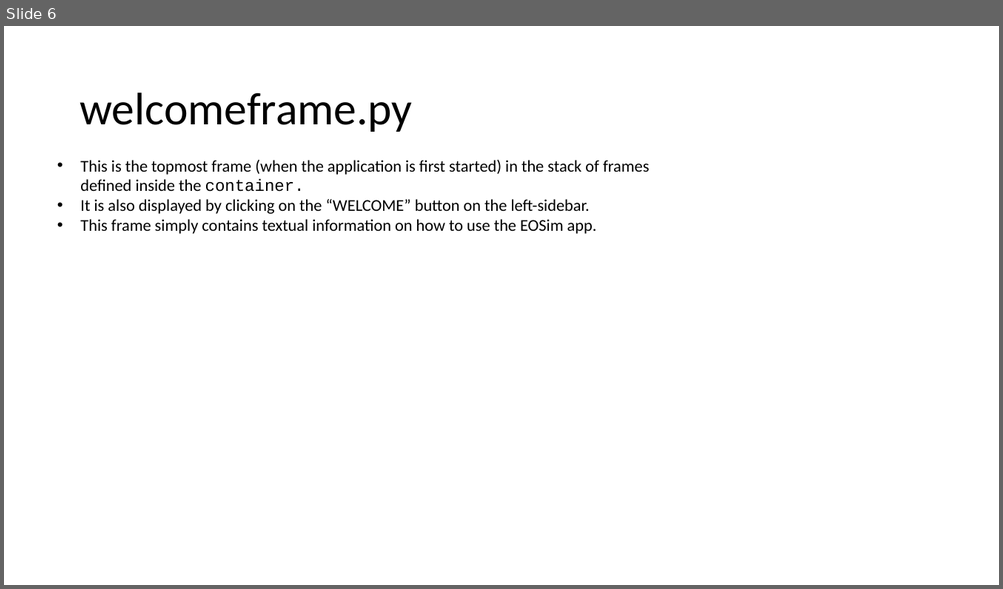
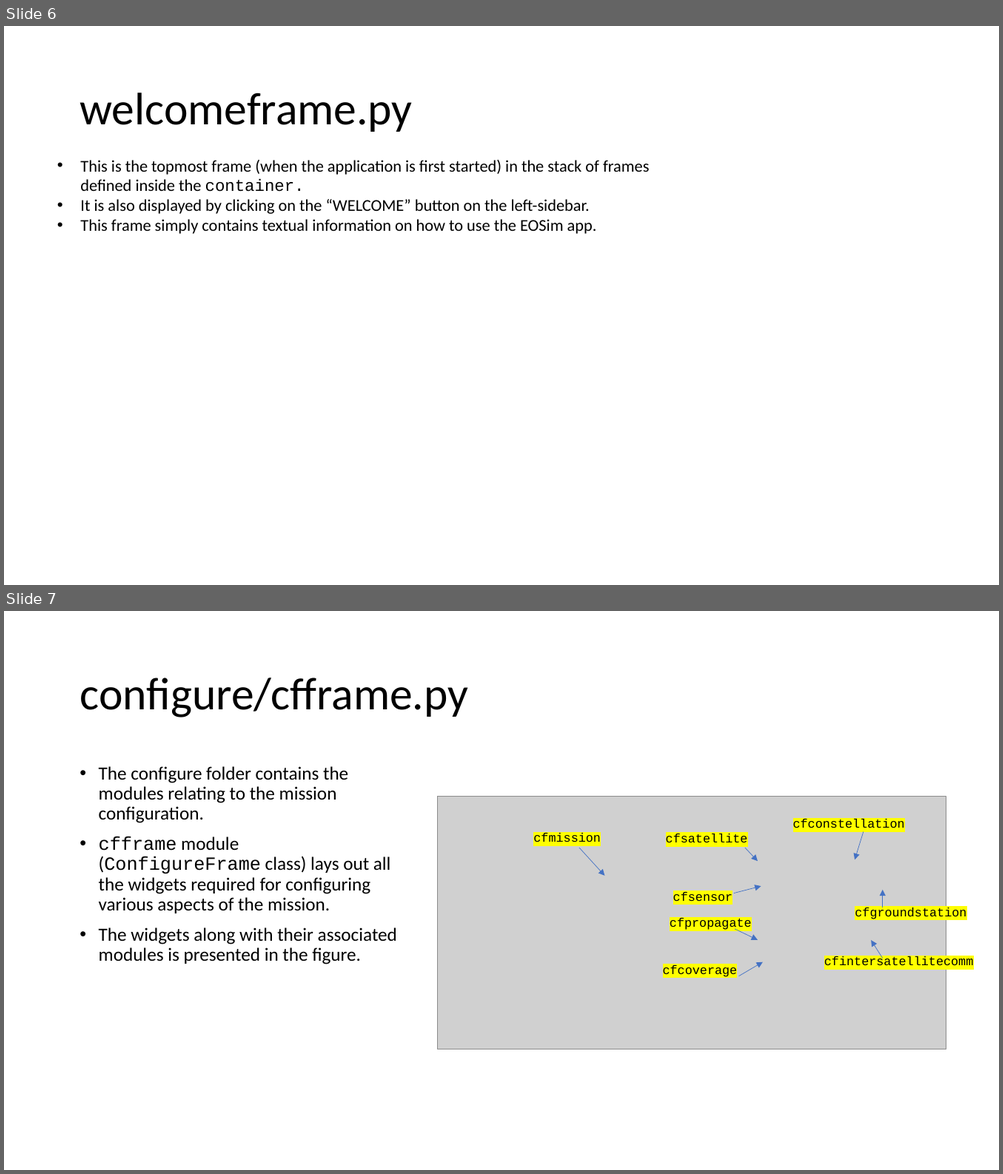
Before and after one commit to EarthObservationSimulator/eosim-gui, a slide deck: docs/codebase_description.pptx. Shown one above the other, each under a label of ours: slide 6 before the commit, slides 6 and 7 after it. The pictures are 1003x589 and 1003x1174 pixels, drawn with LibreOffice and Linux fonts; fonts in the diff are those of the drawing; grey boxes stand for pictures. Boxes give left, top, right and bottom in pixels: in the first picture for what was removed or moved away, otherwise in the second. Text is boxed around its words. In the diff, an @@ line names an element or a change of style, - is before the commit and + after.

Commit message:
revisions to configure (mission resources)

```diff
--- a/docs/codebase_description.pptx
+++ b/docs/codebase_description.pptx
@@ slide 7 added at (4,611,999,1170), background #FFFFFF @@
@@ title added at (79,678,468,718), 44 pt, text #000000 @@
+configure/cfframe.py
@@ text added at (99,766,397,965), 18 pt, text #000000 @@
+• The configure folder contains the modules relating to the mission configuration.
+• cfframe module (ConfigureFrame class) lays out all the widgets required for configuring various aspects of the mission.
+• The widgets along with their associated modules is presented in the figure.
@@ picture added at (438,796,945,1049) @@
@@ text added at (793,819,905,832), 12 pt, text #000000 @@
+cfconstellation
@@ arrow added from (864, 832) to (854, 860), #4472C4 0.5 pt @@
@@ text added at (533,833,600,842), 12 pt, text #000000 @@
+cfmission
@@ arrow added from (579, 848) to (605, 876), #4472C4 0.5 pt @@
@@ text added at (666,834,748,843), 12 pt, text #000000 @@
+cfsatellite
@@ arrow added from (745, 848) to (757, 861), #4472C4 0.5 pt @@
@@ text added at (673,891,733,905), 12 pt, text #000000 @@
+cfsensor
@@ arrow added from (734, 894) to (760, 886), #4472C4 0.5 pt @@
@@ arrow added from (882, 908) to (882, 890), #4472C4 0.5 pt @@
@@ text added at (669,918,751,931), 12 pt, text #000000 @@
+cfpropagate
@@ text added at (854,907,966,920), 12 pt, text #000000 @@
+cfgroundstation
@@ arrow added from (734, 930) to (757, 940), #4472C4 0.5 pt @@
@@ arrow added from (882, 959) to (871, 941), #4472C4 0.5 pt @@
@@ text added at (663,965,737,978), 12 pt, text #000000 @@
+cfcoverage
@@ arrow added from (739, 977) to (762, 963), #4472C4 0.5 pt @@
@@ text added at (824,957,973,965), 12 pt, text #000000 @@
+cfintersatellitecomm
```
Also in this commit, not shown: 4 other slides added, 1 slide removed, 9 other files.
